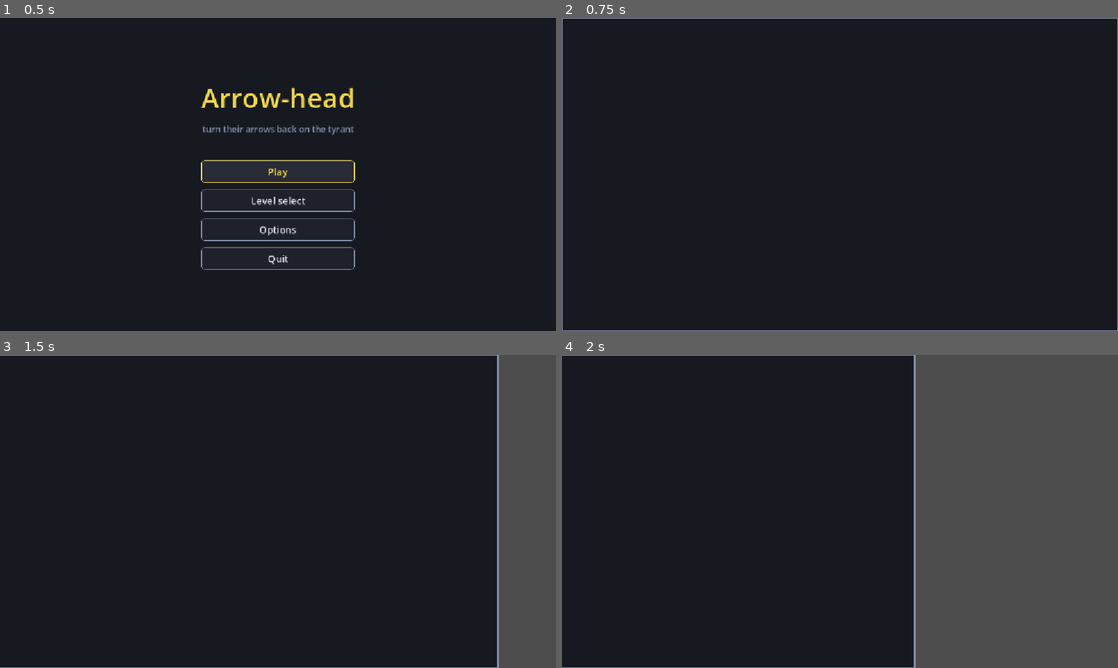
Above: before the commit, frames 1-4 (two rows, left to right).
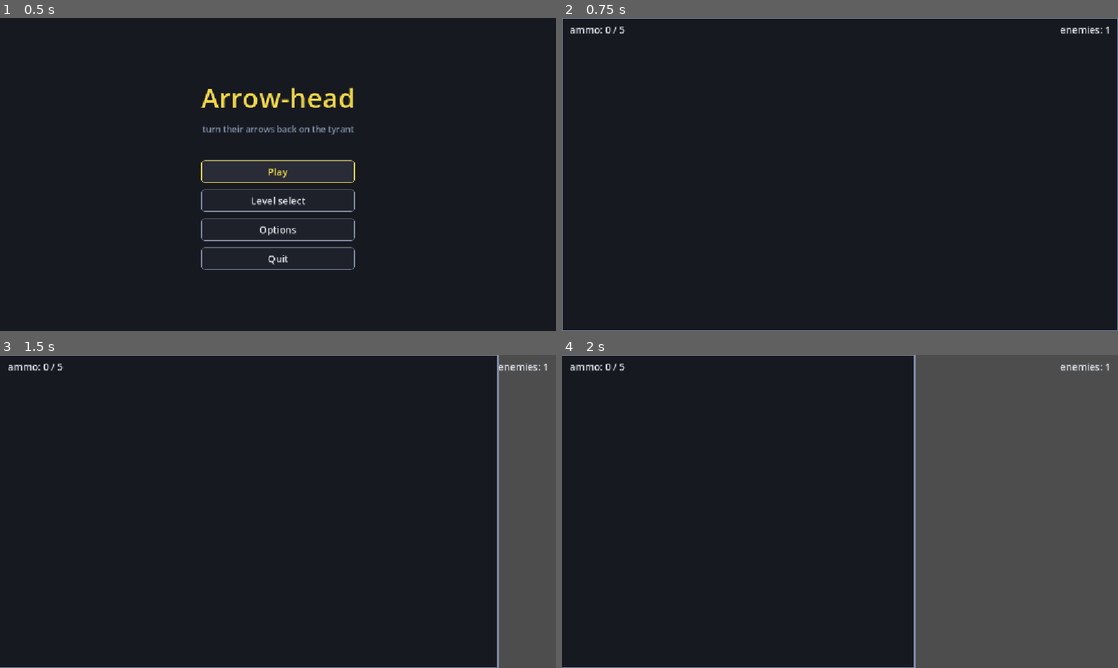
Above: after the commit, the same moments.

Repository: CasualShrub/arrow-head
Game: Godot game, scene res://scenes/ui/main_menu.tscn
Two runs of this game, one before a commit and one after it. Both use one fixed random seed, a clock stepped at 60 frames per second and the inputs below.
Inputs (mouse positions are in pixels of both pictures, inside the frame that each line leads up to):
- Up to frame 1 (0.5 s): no input
- Up to frame 2 (0.75 s): click "Play" at 0.5 s
- Up to frame 3 (1.5 s): tap Enter (ui_accept) at 1.25 s; move the mouse to (400, 495) at 1.27 s; hold Right (ui_right) from 1.28 s (still down)
- Up to frame 4 (2 s): keep holding Right (ui_right); tap Enter (ui_accept) at 1.52 s

Frame 1 is identical in both runs. In frame 2, 0.2% of the frame differs, in the area x 1-99%, y 2-6%; in frame 3, 0.2%; in frame 4, 0.2%.

Commit message:
add hud with ammo, enemy count and win/lose/pause overlays

Diff:
--- a/scenes/level.tscn
+++ b/scenes/level.tscn
@@ -2,6 +2,7 @@
 
 [ext_resource type="PackedScene" uid="uid://b8rs35o7f45v0" path="res://scenes/enemy.tscn" id="2_w7c3h"]
 [ext_resource type="PackedScene" uid="uid://boryk37cbh1nx" path="res://scenes/player.tscn" id="2_w8frs"]
+[ext_resource type="PackedScene" uid="uid://bhudarrowhead1" path="res://scenes/ui/hud.tscn" id="3_hud"]
 
 [sub_resource type="RectangleShape2D" id="RectangleShape2D_top"]
 size = Vector2(1216, 32)
@@ -53,3 +54,5 @@
 [node name="Enemy" parent="." unique_id=1183056859 instance=ExtResource("2_w7c3h")]
 
 [node name="Player" parent="." unique_id=508579643 instance=ExtResource("2_w8frs")]
+
+[node name="Hud" parent="." instance=ExtResource("3_hud")]
--- /dev/null
+++ b/scenes/ui/hud.tscn
@@ -0,0 +1,6 @@
+[gd_scene load_steps=2 format=3 uid="uid://bhudarrowhead1"]
+
+[ext_resource type="Script" path="res://scripts/ui/hud.gd" id="1_hud"]
+
+[node name="Hud" type="CanvasLayer"]
+script = ExtResource("1_hud")
--- /dev/null
+++ b/scripts/ui/hud.gd
@@ -0,0 +1,178 @@
+# in-game overlay (ammo, enemy count) plus the per-level win/lose/pause flow
+extends CanvasLayer
+class_name Hud
+
+var _player: Player
+var _enemies: Array[Enemy] = []
+var _ammo_label: Label
+var _enemies_label: Label
+var _pause_panel: Control
+var _victory_panel: Control
+var _defeat_panel: Control
+var _ended := false
+
+func _ready() -> void:
+	process_mode = Node.PROCESS_MODE_ALWAYS  # stay responsive while the tree is paused
+	_build_ui()
+	_find_actors()
+	_wire()
+	_ammo_label.text = "ammo: 0 / %d" % (_player.sector_count if _player else 0)
+	_refresh_enemies()
+
+func _build_ui() -> void:
+	var root := Control.new()
+	root.set_anchors_preset(Control.PRESET_FULL_RECT)
+	root.mouse_filter = Control.MOUSE_FILTER_IGNORE
+	add_child(root)
+
+	var bar := MarginContainer.new()
+	bar.set_anchors_preset(Control.PRESET_TOP_WIDE)
+	bar.add_theme_constant_override("margin_left", 16)
+	bar.add_theme_constant_override("margin_right", 16)
+	bar.add_theme_constant_override("margin_top", 10)
+	bar.mouse_filter = Control.MOUSE_FILTER_IGNORE
+	root.add_child(bar)
+
+	var hb := HBoxContainer.new()
+	hb.mouse_filter = Control.MOUSE_FILTER_IGNORE
+	bar.add_child(hb)
+
+	_ammo_label = UiStyle.label("ammo: 0 / 0", 20)
+	hb.add_child(_ammo_label)
+
+	var spacer := Control.new()
+	spacer.size_flags_horizontal = Control.SIZE_EXPAND_FILL
+	spacer.mouse_filter = Control.MOUSE_FILTER_IGNORE
+	hb.add_child(spacer)
+
+	_enemies_label = UiStyle.label("enemies: 0", 20)
+	hb.add_child(_enemies_label)
+
+	_pause_panel = _make_overlay("Paused", [
+		["Resume", _resume], ["Restart", _restart], ["Main menu", _to_menu]])
+	_victory_panel = _make_overlay("Victory", [
+		["Next level", _next], ["Restart", _restart], ["Main menu", _to_menu]])
+	_defeat_panel = _make_overlay("You got pierced", [
+		["Restart", _restart], ["Main menu", _to_menu]])
+	for p in [_pause_panel, _victory_panel, _defeat_panel]:
+		p.visible = false
+		root.add_child(p)
+
+func _make_overlay(title_text: String, buttons: Array) -> Control:
+	var overlay := ColorRect.new()
+	overlay.color = Color(0, 0, 0, 0.6)
+	overlay.set_anchors_preset(Control.PRESET_FULL_RECT)
+	overlay.mouse_filter = Control.MOUSE_FILTER_STOP
+	var center := CenterContainer.new()
+	center.set_anchors_preset(Control.PRESET_FULL_RECT)
+	overlay.add_child(center)
+	var vb := VBoxContainer.new()
+	vb.add_theme_constant_override("separation", 14)
+	center.add_child(vb)
+	vb.add_child(UiStyle.title(title_text, 44))
+	for entry in buttons:
+		var b := UiStyle.button(entry[0])
+		b.pressed.connect(entry[1])
+		vb.add_child(b)
+	return overlay
+
+func _find_actors() -> void:
+	var scene := owner if owner != null else get_tree().current_scene  # owner is the level root
+	if not scene:
+		return
+	_player = _find_player(scene)
+	_find_enemies(scene, _enemies)
+
+func _find_player(node: Node) -> Player:
+	for c in node.get_children():
+		if c is Player:
+			return c
+		var found := _find_player(c)
+		if found:
+			return found
+	return null
+
+func _find_enemies(node: Node, out: Array[Enemy]) -> void:
+	for c in node.get_children():
+		if c is Enemy:
+			out.append(c)
+		_find_enemies(c, out)
+
+func _wire() -> void:
+	if _player:
+		_player.hit.connect(func(_a, _s): _refresh_ammo())
+		_player.fired.connect(func(_a): _refresh_ammo())
+		_player.died.connect(_on_player_died)
+	for e in _enemies:
+		if e.health:
+			e.health.changed.connect(_on_enemy_health_changed)
+
+func _refresh_ammo() -> void:
+	if not _player:
+		return
+	# ammo = quadrants currently holding an arrow
+	var n := 0
+	for i in _player.sector_count:
+		if _player.get_embedded(i) != null:
+			n += 1
+	_ammo_label.text = "ammo: %d / %d" % [n, _player.sector_count]
+
+# an enemy counts as dead once its health drains; it isn't freed from the tree
+func _enemies_alive() -> int:
+	var n := 0
+	for e in _enemies:
+		if is_instance_valid(e) and e.health and e.health.current > 0:
+			n += 1
+	return n
+
+func _refresh_enemies() -> void:
+	_enemies_label.text = "enemies: %d" % _enemies_alive()
+
+func _on_enemy_health_changed() -> void:
+	_refresh_enemies()
+	if not _ended and _enemies.size() > 0 and _enemies_alive() == 0:
+		_win()
+
+func _on_player_died() -> void:
+	if not _ended:
+		_lose()
+
+func _win() -> void:
+	_ended = true
+	get_tree().paused = true
+	_victory_panel.visible = true
+
+func _lose() -> void:
+	_ended = true
+	get_tree().paused = true
+	_defeat_panel.visible = true
+
+func _unhandled_input(event: InputEvent) -> void:
+	if _ended:
+		return
+	# Esc toggles pause
+	if event is InputEventKey and event.pressed and not event.echo and event.keycode == KEY_ESCAPE:
+		if _pause_panel.visible:
+			_resume()
+		else:
+			_pause()
+
+func _pause() -> void:
+	get_tree().paused = true
+	_pause_panel.visible = true
+
+func _resume() -> void:
+	_pause_panel.visible = false
+	get_tree().paused = false
+
+func _restart() -> void:
+	get_tree().paused = false
+	get_tree().reload_current_scene()
+
+func _to_menu() -> void:
+	get_tree().paused = false
+	get_tree().change_scene_to_file("res://scenes/ui/main_menu.tscn")
+
+func _next() -> void:
+	get_tree().paused = false
+	get_tree().reload_current_scene()
Not shown, added: scripts/ui/hud.gd.uid
